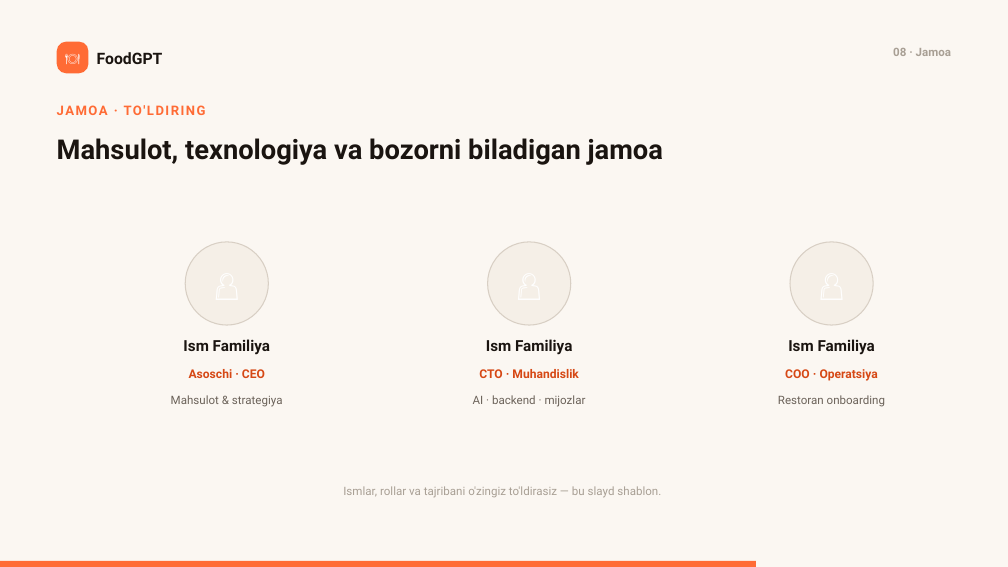
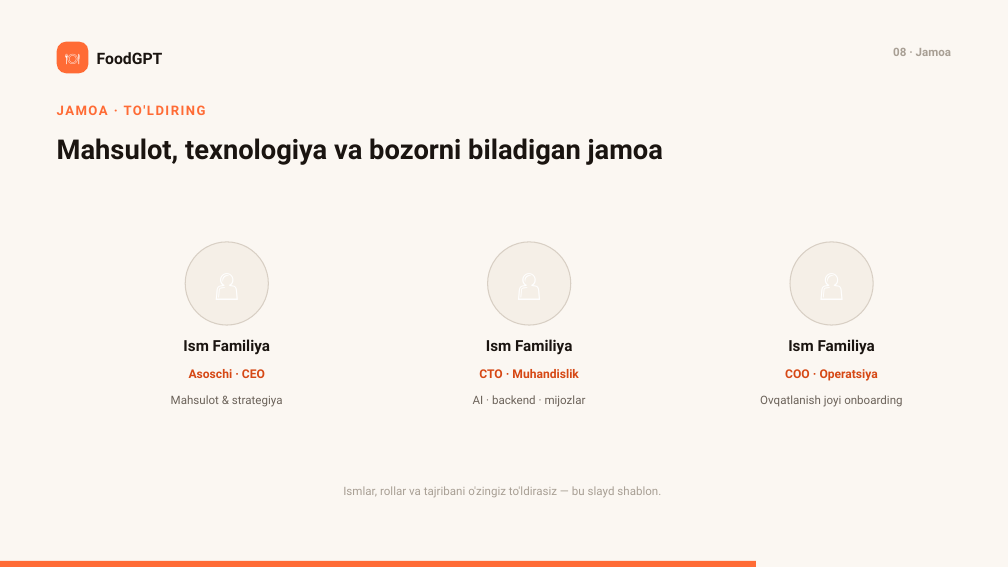
Before and after one commit to diyorbek20037773/food_ai, a slide deck: slide 9 of FoodGPT-taqdimot.pptx. Drawn at 1008x567 pixels with LibreOffice and Linux fonts; fonts in the diff are those of the drawing. Boxes give left, top, right and bottom in pixels: in the first picture for what was removed or moved away, otherwise in the second. Text is boxed around its words. In the diff, an @@ line names an element or a change of style, - is before the commit and + after.

```diff
--- a/FoodGPT-taqdimot.pptx
+++ b/FoodGPT-taqdimot.pptx
@@ text at (760, 395, 902, 407): text changed @@
-Restoran onboarding
+Ovqatlanish joyi onboarding
```
Also in this commit, not shown: 8 other slides changed, 27 other files.
